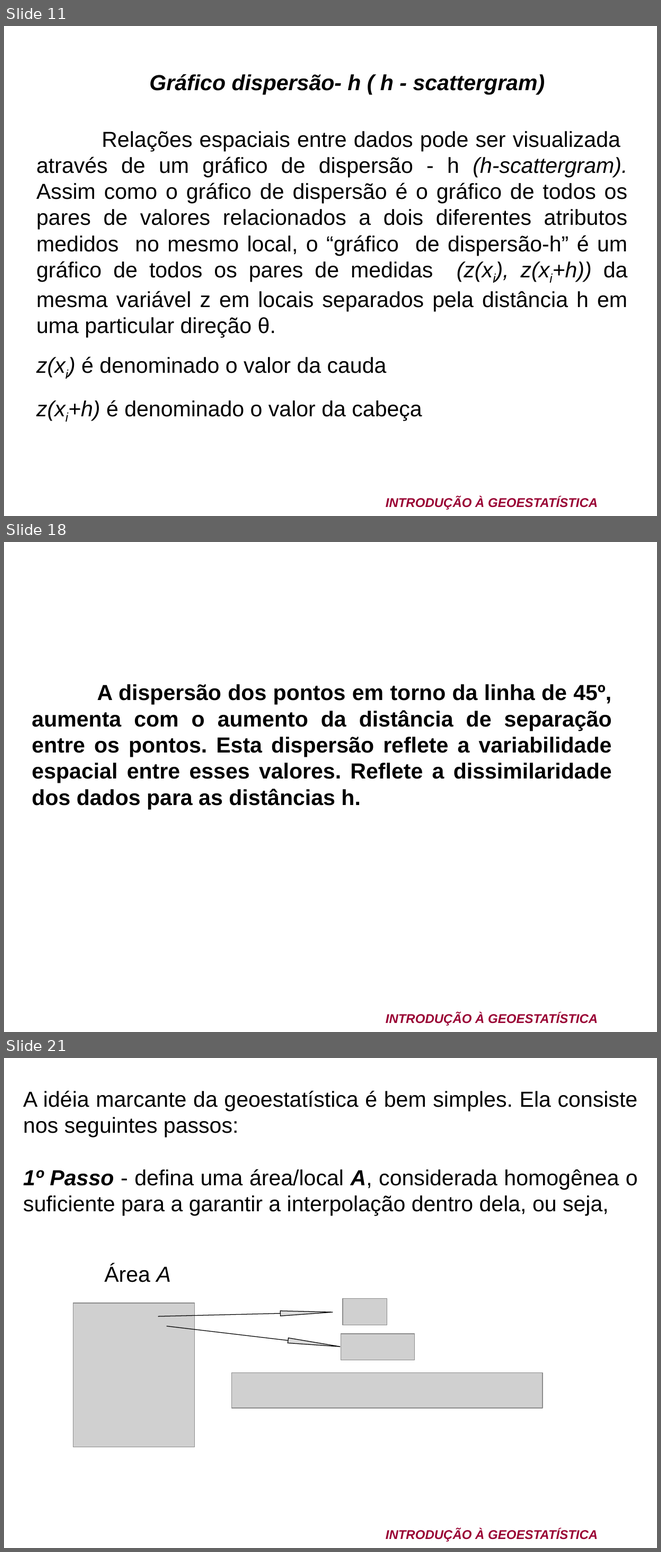
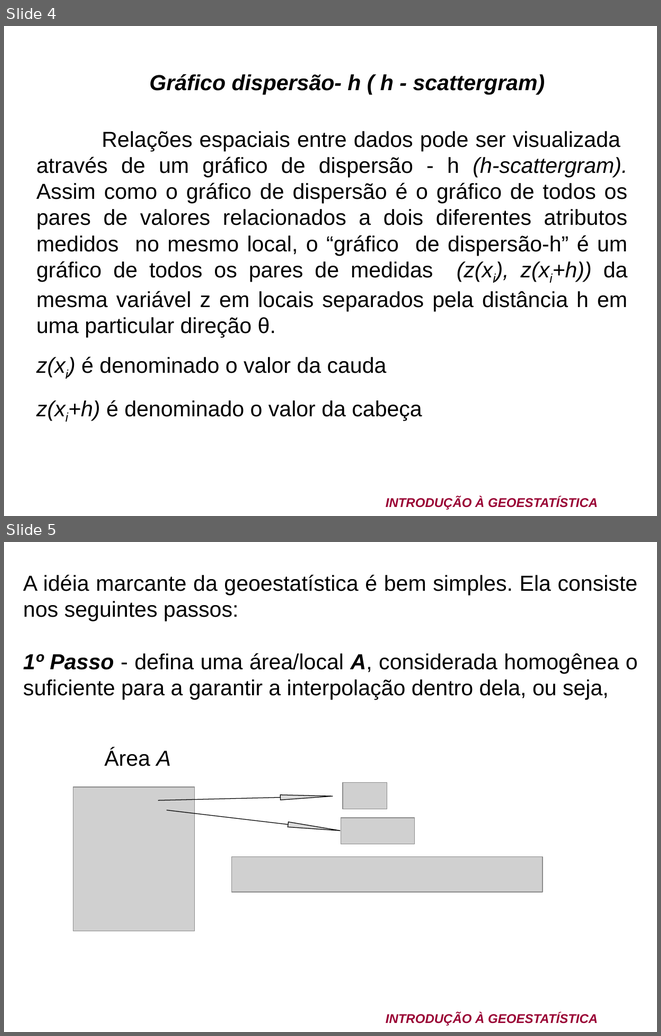
Before and after one commit to arpanosso/curso-gp-02-geoestatistica, a slide deck: pdf/Curso de geoestatistica CBCS 2011.ppt. Shown one above the other, each under a label of ours: slides 11, 18 and 21 before the commit, slides 4 and 5 after it; the slides between them are not shown. The pictures are 661x1552 and 661x1036 pixels, drawn with LibreOffice and Linux fonts; fonts in the diff are those of the drawing; grey boxes stand for pictures; background and template pictures are left out. Boxes give left, top, right and bottom in pixels: in the first picture for what was removed or moved away, otherwise in the second. Text is boxed around its words. In the diff, an @@ line names an element or a change of style, - is before the commit and + after.

```diff
--- a/pdf/Curso de geoestatistica CBCS 2011.ppt
+++ b/pdf/Curso de geoestatistica CBCS 2011.ppt
@@ slide 18 removed at box(4, 542, 657, 1032), background picture (left out); not listed: 1 template element that a slide beside it also shows @@
@@ text removed at box(32, 684, 612, 809) @@
-A dispersão dos pontos em torno da linha de 45º, aumenta com o aumento da distância de separação entre os pontos. Esta dispersão reflete a variabilidade espacial entre esses valores. Reflete a dissimilaridade dos dados para as distâncias h.
@@ what was slide 11 is now slide 4 @@
@@ what was slide 21 is now slide 5 @@
```
Also in this commit, not shown: 28 other slides removed, 14 other files.
